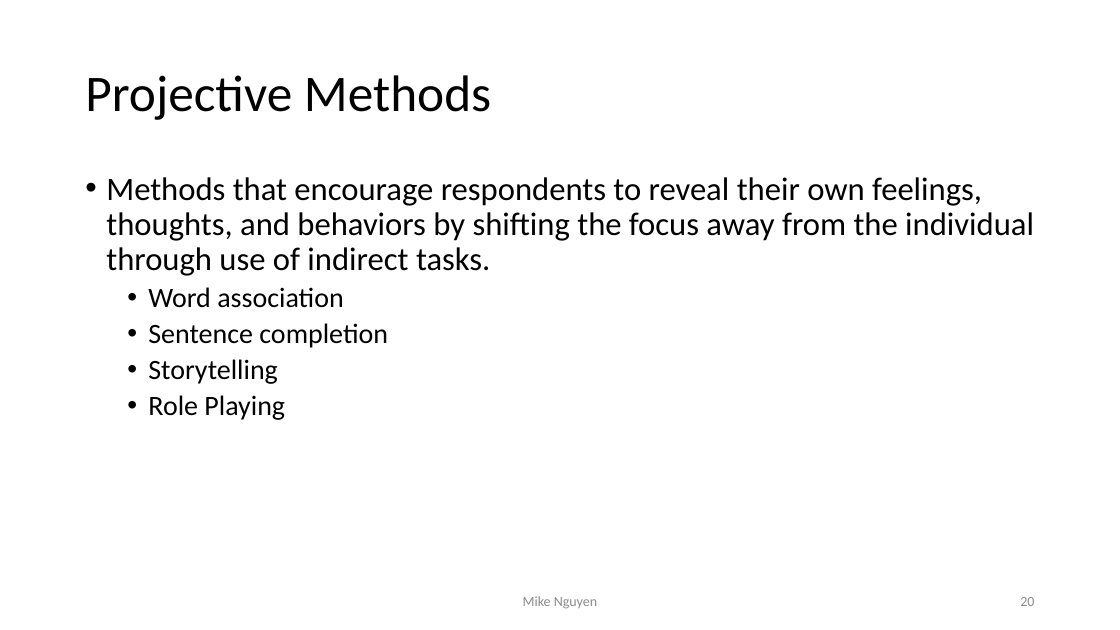
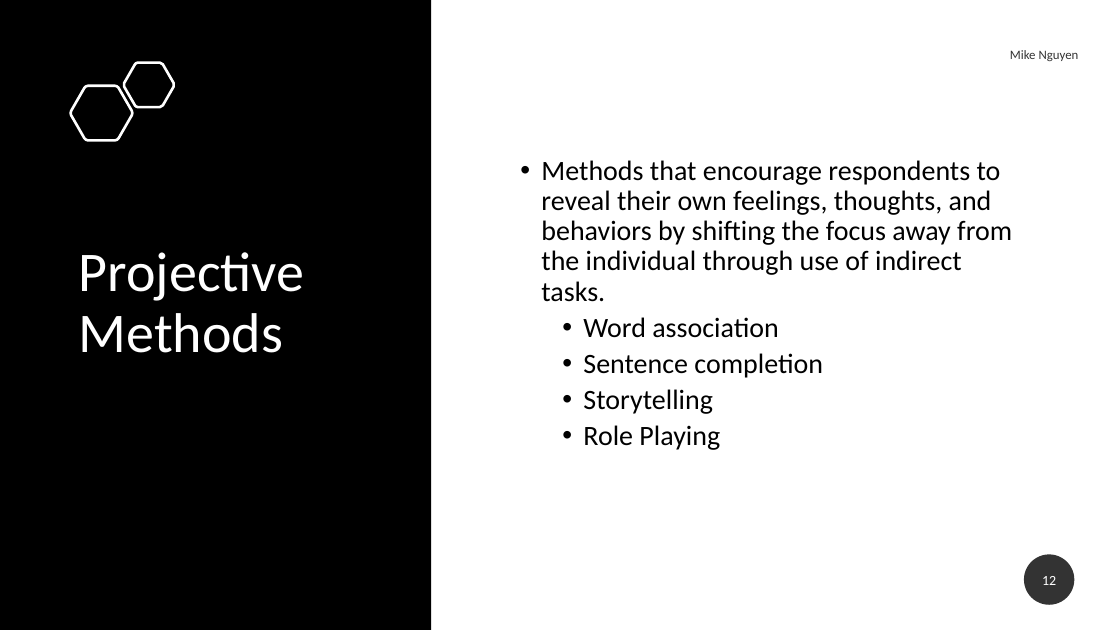
Before and after one commit to mikenguyen13/mar4050, a slide deck: slide 12 of lectures/2/2_Research Design.pptx (slide 20 before the commit). Drawn at 1120x630 pixels with LibreOffice and Linux fonts; fonts in the diff are those of the drawing. Boxes give left, top, right and bottom in pixels: in the first picture for what was removed or moved away, otherwise in the second. Text is boxed around its words. In the diff, an @@ line names an element or a change of style, - is before the commit and + after.

```diff
--- a/lectures/2/2_Research Design.pptx
+++ b/lectures/2/2_Research Design.pptx
@@ rectangle added at <box>0,0,431,630</box>, fill #000000 @@
@@ text "Mike Nguyen": place and size @@
-text "Mike Nguyen" at <box>523,596,597,609</box>
+text "Mike Nguyen" at <box>1010,50,1079,61</box>
@@ text "Mike Nguyen" at <box>1010,50,1079,61</box>: size 12 to 11 pt, text colour #8C8C8C to #000000 at 80% opacity; alignment centre to right; more space between paragraphs @@
@@ freeform shape added at <box>71,86,133,140</box>, outline #FFFFFF 2.25 pt @@
@@ freeform shape added at <box>124,63,174,108</box>, outline #FFFFFF 2.25 pt @@
@@ title "Projective Methods": place and size @@
-title "Projective Methods" at <box>85,75,491,120</box>
+title "Projective Methods" at <box>79,252,305,353</box>
@@ title "Projective Methods" at <box>79,252,305,353</box>: size 44 to 48 pt, text colour #000000 to #FFFFFF @@
@@ text "Methods that encourage respondents to ...": place and size @@
-text "Methods that encourage respondents to ..." at <box>106,177,1034,420</box>
+text "Methods that encourage respondents to ..." at <box>541,160,1012,450</box>
@@ text "Methods that encourage respondents to ..." at <box>541,160,1012,450</box>: vertical alignment top to middle @@
@@ text at <box>541,160,1012,302</box>: size 28 to 24 pt in "Methods that encourage respondents to reveal their ..." @@
@@ page number added at <box>1024,555,1075,605</box>, fill #000000 at 80% opacity, 12 pt, text #FFFFFF @@
+12
@@ page number removed at <box>1020,597,1034,606</box> @@
-20
```
Also in this commit, not shown: 17 other slides changed, 9 slides added, 19 slides removed, 2 other files.
